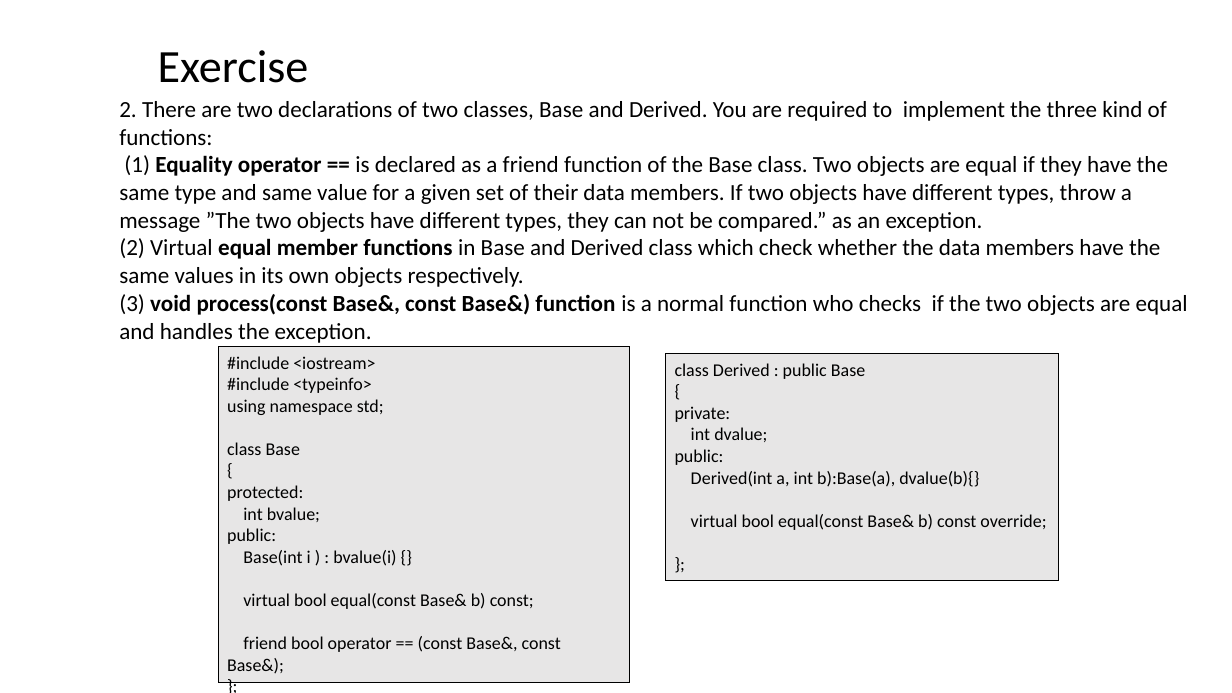
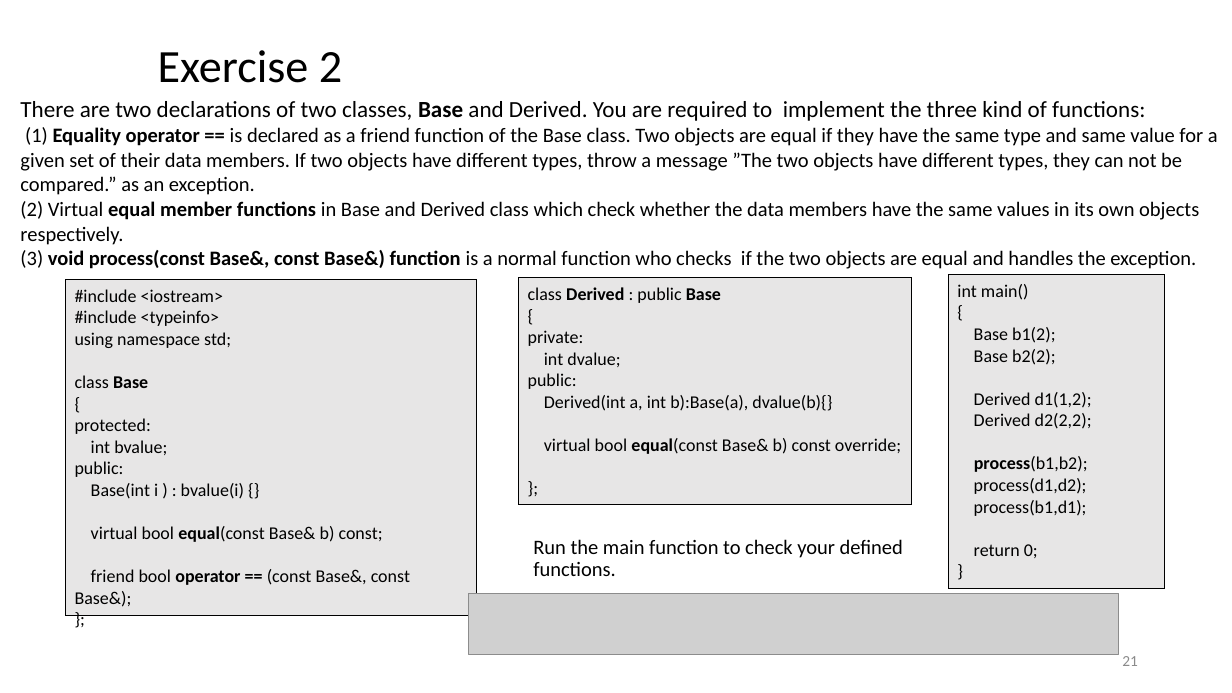
Before and after one commit to ShiqiYu/CPP, a slide deck: slide 21 of week15/Lab15.pptx. Drawn at 1232x693 pixels with LibreOffice and Linux fonts; fonts in the diff are those of the drawing; grey boxes stand for pictures; background and template pictures are left out. Boxes give left, top, right and bottom in pixels: in the first picture for what was removed or moved away, otherwise in the second. Text is boxed around its words. In the diff, an @@ line names an element or a change of style, - is before the commit and + after.

```diff
--- a/week15/Lab15.pptx
+++ b/week15/Lab15.pptx
@@ text at (158,50,342,83): text changed @@
-Exercise
+Exercise 2
@@ text "There are two declarations of ...": place and size @@
-text "There are two declarations of ..." at (119,101,1188,343)
+text "There are two declarations of ..." at (20,101,1218,269)
@@ text at (20,101,1145,121): text changed @@
-  2. There are two declarations of two classes, Base and Derived. You are required to implement the three kind of functions:
+  There are two declarations of two classes, Base and Derived. You are required to implement the three kind of functions:
@@ text at (20,127,1218,269): size 18 to 16 pt in "(1) Equality operator == is declared as ...", "(2) Virtual equal member functions in Base ...", "(3) void process(const Base&, const Base&) function ..." @@
@@ rectangle "#include <iostream>": place and size @@
-rectangle "#include <iostream>" at (218,347,629,683)
+rectangle "#include <iostream>" at (66,280,477,616)
@@ rectangle "class Derived : public Base": place and size @@
-rectangle "class Derived : public Base" at (665,354,1058,581)
+rectangle "class Derived : public Base" at (518,278,911,506)
@@ text in rectangle at (528,287,901,454): bold on in "Derived Base", "equal(const" @@
@@ rectangle added at (948,274,1164,589), fill #E7E6E6, outline #000000 0.75 pt, 14 pt, text #000000 @@
+int main()
+{
+Base b1(2);
+Base b2(2);
+Derived d1(1,2);
+Derived d2(2,2);
+process(b1,b2);
+process(d1,d2);
+process(b1,d1);
+return 0;
+}
@@ text in rectangle at (75,375,410,607): bold on in "Base", "equal(const", "operator ==" @@
@@ text added at (533,539,903,576), 16 pt, text #000000 @@
+  Run the main function to check your defined functions.
@@ picture added at (469,593,1119,654) @@
@@ page number added at (1122,656,1138,666), 12 pt, text #8C8C8C @@
+21
```
Also in this commit, not shown: 18 other slides changed, 2 slides added, 3 slides removed, 3 other files.
